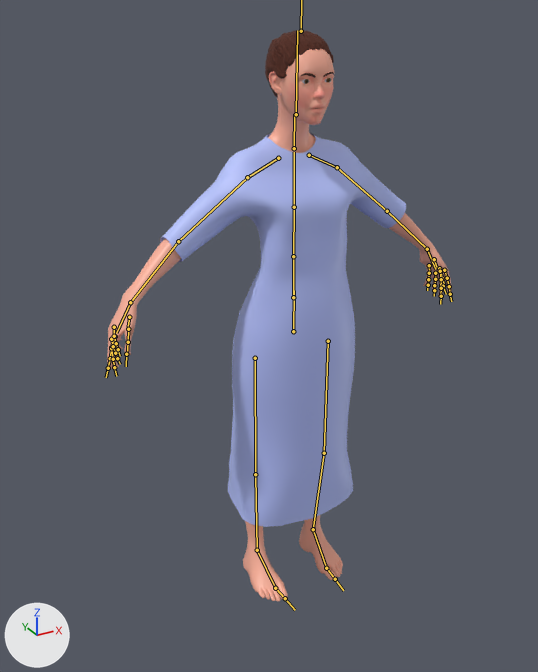
A saved change to the FBX model ProjetoAsylum/Assets/Players/FemaleIdle.fbx.
Both versions are drawn from a camera (50 mm lens) standing at (-5.18, -8.72, 8.73) and looking at (-0.34, 0.09, 4.32). Lighting does not change. The marker at lower left points along +X, +Y and +Z. The bones that bend it are drawn over the model as lines.

In view in the first picture: 'Cabelo.006', 'Corpo.006', 'Olhos.006', 'Roupa.006', 'Sombrancelha.006'.
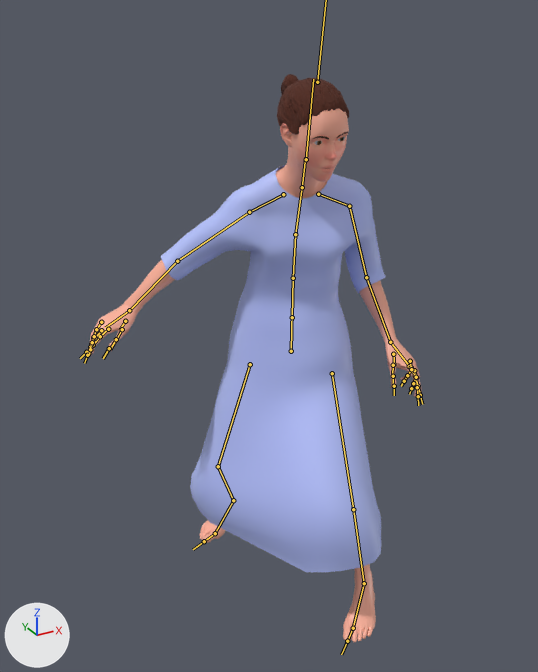
The newer file adds an action. The first version stands in its rest pose; the second is drawn at frame 60 of the action 'Armature.006|Idle.001'.

The change in detail:
Bone 'mixamorig:Hips' (bone_mixamorig_hips) moves from (0.0, 0.0, 0.0) to (1.0, -35.0, -8.0).
Bone 'mixamorig:Hips' (bone_mixamorig_hips) turns from (0, 0, 0) to (-5, -43, 0) degrees about its own x, y and z.
Bone 'mixamorig:Spine' (bone_mixamorig_spine) turns from (0, 0, 0) to (6, 5, -1) degrees about its own x, y and z.
Bone 'mixamorig:Spine1' (bone_mixamorig_spine1) turns from (0, 0, 0) to (12, 9, -1) degrees about its own x, y and z.
Bone 'mixamorig:Spine2' (bone_mixamorig_spine2) turns from (0, 0, 0) to (12, 9, -1) degrees about its own x, y and z.
Bone 'mixamorig:Neck' (bone_mixamorig_neck) turns from (0, 0, 0) to (-4, -1, 0) degrees about its own x, y and z.
Bone 'mixamorig:Head' (bone_mixamorig_head) turns from (0, 0, 0) to (-7, 20, -3) degrees about its own x, y and z.
Bone 'mixamorig:LeftShoulder' (bone_mixamorig_leftshoulder) turns from (0, 0, 0) to (0, 2, 0) degrees about its own x, y and z.
Bone 'mixamorig:LeftArm' (bone_mixamorig_leftarm) turns from (0, 0, 0) to (34, -13, 7) degrees about its own x, y and z.
Bone 'mixamorig:LeftForeArm' (bone_mixamorig_leftforearm) turns from (0, 0, 0) to (-1, 9, 38) degrees about its own x, y and z.
Bone 'mixamorig:LeftHand' (bone_mixamorig_lefthand) turns from (0, 0, 0) to (-38, 27, -5) degrees about its own x, y and z.
Bone 'mixamorig:LeftHandThumb1' (bone_mixamorig_lefthandthumb1) turns from (0, 0, 0) to (16, 9, -6) degrees about its own x, y and z.
Bone 'mixamorig:LeftHandThumb2' (bone_mixamorig_lefthandthumb2) turns from (0, 0, 0) to (-4, 1, 23) degrees about its own x, y and z.
Bone 'mixamorig:LeftHandIndex1' (bone_mixamorig_lefthandindex1) turns from (0, 0, 0) to (-4, 1, 13) degrees about its own x, y and z.
Bone 'mixamorig:LeftHandIndex2' (bone_mixamorig_lefthandindex2) turns from (0, 0, 0) to (8, 0, -4) degrees about its own x, y and z.
Bone 'mixamorig:LeftHandRing2' (bone_mixamorig_lefthandring2) turns from (0, 0, 0) to (19, 0, -3) degrees about its own x, y and z.
Bone 'mixamorig:LeftHandPinky1' (bone_mixamorig_lefthandpinky1) turns from (0, 0, 0) to (9, -2, -8) degrees about its own x, y and z.
Bone 'mixamorig:LeftHandPinky2' (bone_mixamorig_lefthandpinky2) turns from (0, 0, 0) to (22, 1, -1) degrees about its own x, y and z.
Bone 'mixamorig:RightShoulder' (bone_mixamorig_rightshoulder) turns from (0, 0, 0) to (3, -5, -8) degrees about its own x, y and z.
Bone 'mixamorig:RightHand' (bone_mixamorig_righthand) turns from (0, 0, 0) to (-35, -17, -39) degrees about its own x, y and z.
Bone 'mixamorig:LeftUpLeg' (bone_mixamorig_leftupleg) turns from (0, 0, 0) to (25, -12, 12) degrees about its own x, y and z.
Bone 'mixamorig:LeftLeg' (bone_mixamorig_leftleg) turns from (0, 0, 0) to (-36, 11, -7) degrees about its own x, y and z.
Bone 'mixamorig:LeftFoot' (bone_mixamorig_leftfoot) turns from (0, 0, 0) to (7, -7, -6) degrees about its own x, y and z.
Bone 'mixamorig:RightUpLeg' (bone_mixamorig_rightupleg) turns from (0, 0, 0) to (-4, 14, -17) degrees about its own x, y and z.
Bone 'mixamorig:RightLeg' (bone_mixamorig_rightleg) turns from (0, 0, 0) to (-33, 8, -5) degrees about its own x, y and z.
Bone 'mixamorig:RightFoot' (bone_mixamorig_rightfoot) turns from (0, 0, 0) to (28, 12, 15) degrees about its own x, y and z.

Boxes [x1, y1, x2, y2] around the edits, measured in the pictures (538 x 672 px):
'Roupa.006', posed (9% narrower): before [160, 133, 406, 527]; after [161, 165, 386, 572]
'Corpo.006', posed: before [107, 49, 452, 601]; after [86, 109, 422, 642]
'Cabelo.006', posed: before [265, 30, 334, 97]; after [277, 74, 349, 135]
'Olhos.006', posed (29% taller): before [301, 78, 332, 84]; after [314, 137, 345, 145]
'Sombrancelha.006', posed: before [301, 72, 334, 78]; after [313, 132, 348, 139]
bone 'mixamorig:Hips', root to tip: before (293, 331) to (294, 290); after (291, 351) to (292, 310)
bone 'mixamorig:Spine', root to tip: before (293, 297) to (293, 256); after (292, 317) to (293, 278)
bone 'mixamorig:Spine1', root to tip: before (293, 256) to (294, 207); after (293, 278) to (295, 234)
bone 'mixamorig:Spine2', root to tip: before (294, 207) to (294, 152); after (295, 234) to (301, 190)
bone 'mixamorig:Neck', root to tip: before (294, 148) to (294, 114); after (302, 187) to (305, 157)
bone 'mixamorig:Head', root to tip: before (296, 114) to (297, 30); after (306, 159) to (313, 79)
bone 'mixamorig:LeftShoulder', root to tip: before (309, 155) to (337, 167); after (318, 194) to (349, 206)
bone 'mixamorig:LeftArm', root to tip: before (337, 167) to (387, 211); after (349, 206) to (366, 277)
bone 'mixamorig:LeftForeArm', root to tip: before (387, 211) to (427, 249); after (366, 277) to (390, 342)
bone 'mixamorig:LeftHand', root to tip: before (427, 249) to (435, 269); after (390, 342) to (408, 365)
bone 'mixamorig:LeftHandThumb1', root to tip: before (434, 259) to (437, 269); after (393, 354) to (394, 365)
bone 'mixamorig:LeftHandThumb2', root to tip: before (439, 268) to (442, 278); after (393, 365) to (392, 375)
bone 'mixamorig:LeftHandIndex1', root to tip: before (444, 270) to (447, 278); after (409, 366) to (415, 375)
bone 'mixamorig:LeftHandIndex2', root to tip: before (447, 278) to (449, 286); after (415, 376) to (418, 386)
bone 'mixamorig:LeftHandRing2', root to tip: before (435, 279) to (434, 285); after (416, 377) to (413, 383)
bone 'mixamorig:LeftHandPinky1', root to tip: before (429, 265) to (429, 273); after (410, 361) to (411, 370)
bone 'mixamorig:LeftHandPinky2', root to tip: before (429, 273) to (428, 279); after (411, 369) to (407, 375)
bone 'mixamorig:RightShoulder', root to tip: before (278, 158) to (247, 177); after (283, 194) to (249, 212)
bone 'mixamorig:RightHand', root to tip: before (130, 302) to (116, 333); after (129, 310) to (105, 327)
bone 'mixamorig:LeftUpLeg', root to tip: before (328, 341) to (324, 453); after (332, 373) to (353, 509)
bone 'mixamorig:LeftLeg', root to tip: before (324, 453) to (313, 529); after (353, 509) to (364, 583)
bone 'mixamorig:LeftFoot', root to tip: before (313, 529) to (326, 568); after (364, 583) to (353, 628)
bone 'mixamorig:RightUpLeg', root to tip: before (255, 358) to (255, 474); after (250, 364) to (218, 466)
bone 'mixamorig:RightLeg', root to tip: before (255, 474) to (257, 550); after (218, 466) to (233, 500)
bone 'mixamorig:RightFoot', root to tip: before (257, 550) to (275, 588); after (233, 500) to (215, 533)
